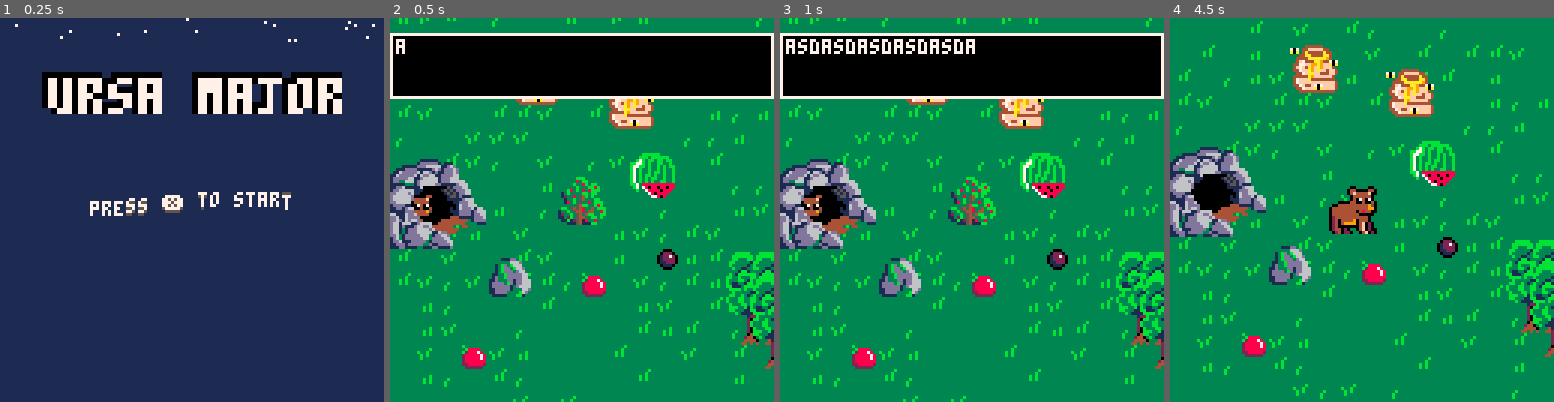
Above: before the commit, frames 1-4 (left to right).
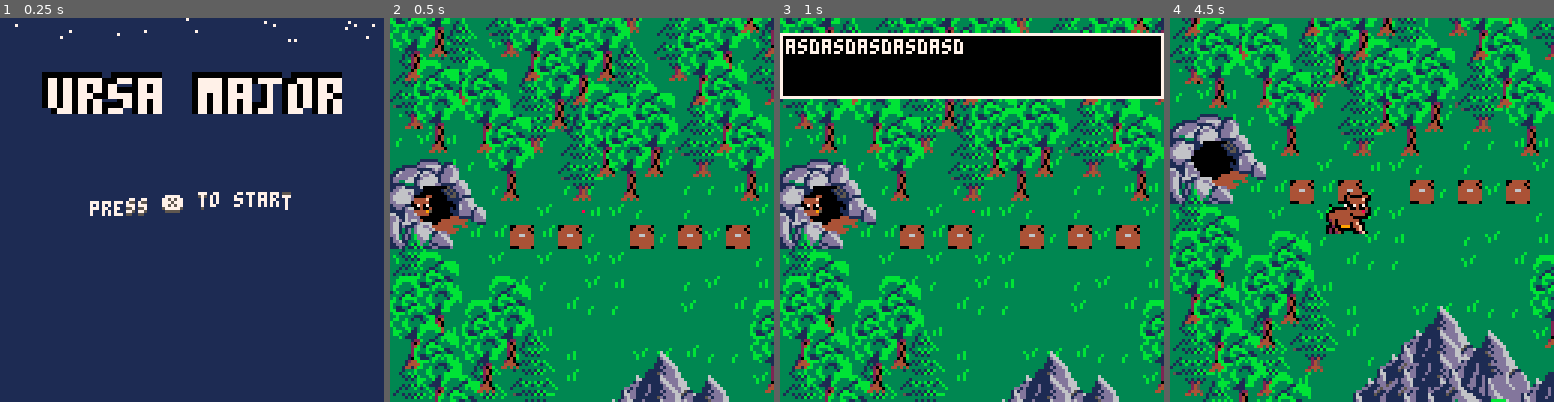
Above: after the commit, the same moments.

Repository: ekaktusz/harvest
Game: PICO-8 cartridge harvest.p8
Two runs of this game, one before a commit and one after it. Both use one fixed random seed, a clock stepped at 60 frames per second and the inputs below.
Inputs:
- Up to frame 1 (0.25 s): no input
- Up to frame 2 (0.5 s): tap X (X key) at 0.33 s
- Up to frame 3 (1 s): tap O (Z key) at 0.7 s
- Up to frame 4 (4.5 s): tap X (X key) at 1.07, 1.85, 2.97, 4.08 s; hold Right 1.6-2.1 s; tap O (Z key) every 0.4 s from 1.7 to 4.1 s; hold Up 2.15-2.42 s; hold Right 2.47-3.03 s; hold Left 3.08-3.58 s; hold Down 3.63-3.97 s; hold Right from 4.02 s (still down)

Frame 1 is identical in both runs. In frame 2, 45% of the frame differs, in the area x 0-100%, y 0-100%; in frame 3, 28%; in frame 4, 44%.

Commit message:
update map

Diff:
--- a/harvest.p8
+++ b/harvest.p8
@@ -156,35 +156,35 @@
 0000000000000000000000000000000000000000000000000000000000000000000000000000000000000000000000000000000000000000000000000000000000000000000000000000000000000000000000000000000000000000000000000000000000000000000000000000000000000000000000000000000000000000
 0000000000000000000000000000000000000000000000000000000000000000010101010101010101010000000000000101010101010101010100000000000000000000000000000000000000000000000000000000000000000000000000000000000000000000000000000000000000000000000000000000000000000000
 __map__
-0e0e0e0e0e0e0e0e0e0e0e0e0e0e0e0e0e0e0e0e0e0e0e0e0e0e0e0e0e0e0e0e0e0e0e0e0e0e0e0e0e0e0e0e0e0e0e0e0e0e0e0e0e0e0e0e0e0e0e0e0e0e0e0e0e0e0e0e0e0000000000000000000000000000000000000000000000000000000000000000000000000000000000000000000000000000000000000000000000
-0e0e0e0e0e0e0e0e0e0e0e0e0e0e0e0e0e0e0e0e0e0e0ec80e0e0e0e0e0e0e0e0e0e0e0e0e0e0e0e0e0e0e0e0e0e0e0e0e0e0e0e0e0e0e0e0e0e0e0e0e0e0e0e0e0e0e0e0e0000000000000000000000000000000000000000000000000000000000000000000000000000000000000000000000000000000000000000000000
-0e0e0e0e0e040e0e0e0e0e0e0e0e0e0e0e0e0e0e0e0e0e0e0e0e0e0e0e0e0e0e0e0e0e0e0e0e0e0e0e0e0e0e0e0e0e0e0e0e0e0e0e0e0e0e0e0e0e0e0e0e0e0e0e0e0e0e0e0000000000000000000000000000000000000000000000000000000000000000000000000000000000000000000000000000000000000000000000
-0e0e0e0e0e0e0e0e0e040e0e0e0e0e0e0e0e0e0e0e0e848484840e0e0e0e0e0e0e0e0e0e0e0e0e0e0e0e0e0e0e0e0e0e0e0e0e0e0e0e0e0e0e0e0e0e0e0e0e0e0e0e0e0e0e0000000000000000000000000000000000000000000000000000000000000000000000000000000000000000000000000000000000000000000000
-0e0e0e0e0e0e0e0e0e0e0e0e0e0e0e0e0e0e0e0e0e0e0e840e0e0e0e0e0e0e0e0e0e0e0e0e0e0e0e0e0e0e0e0e0e0e0e0e0e0e0e0e0e0e0e0e0e0e0e0e0e0e0e0e0e0e0e0e0000000000000000000000000000000000000000000000000000000000000000000000000000000000000000000000000000000000000000000000
-0e0e0e0e0e0e0e0e0e0e0e0e0e0e0e0e0e0e0e0e0e0e0e0e0e0e0e0e0e0e0e0e0e0e2a0e0e0e0e0e0e0e0e0e0e0e0e0e0e0e0e0e0e0e0e0e0e0e0e0e0e0e0e0e0e0e0e0e0e0000000000000000000000000000000000000000000000000000000000000000000000000000000000000000000000000000000000000000000000
-c00e0e0e0e0e0e0e0e0e280e0e0e0e0e0e0e0e0e0e0e0e0e0e0e0e0e0e0e0e0e0e0e0e0e0e0e0e0e0e0e0e0e0e0e0e0e0e0e0e0e0e0e0e0e0e0e0e0e0e0e0e0e0e0e0e0e0e0000000000000000000000000000000000000000000000000000000000000000000000000000000000000000000000000000000000000000000000
-0e0e0e0e0e0e0e240e0e0e0e0e0e0e0e3a0e0e0e0e0e0e0e0e0e0e0e0e0e0e0e0e0e0e0e0e0e0e0e0e0e0e0e0e0e0e0e0e0e0e0e0e0e0e0e0e0e0e0e0e0e0e0e0e0e0e0e0e0000000000000000000000000000000000000000000000000000000000000000000000000000000000000000000000000000000000000000000000
-0e0e0e0e0e0e0e0e0e0e0e0e0e0e0e0e0e0e0e0e0e3b0e0e0e0e0e0e0e0e0e0e0e0e0e0e0e0e0e0e0e0e0e0e0e0e0e0e0e0e0e0e0e0e0e0e0e0e0e0e0e0e0e0e0e0e0e0e0e0000000000000000000000000000000000000000000000000000000000000000000000000000000000000000000000000000000000000000000000
-0e0e0e0e0e0e0e0e0e0e0e0e0e0e0e0e0e0e0e0e0e0e0e0e0e0e0e0e0e0e0e0e0e0e0e0e0e0e0e0e0e0e0e0e0e0e0e0e0e0e0e0e0e0e0e0e0e0e0e0e0e0e0e0e0e0e0e0e0e0000000000000000000000000000000000000000000000000000000000000000000000000000000000000000000000000000000000000000000000
-0e0e0e0e2c0e0e0e0e0e0e2b0e0e84840e0e0e0e0e0e0e0e0e0e860e0e0e0e0e0e0e0e2a0e0e0e0e0e0e0e0e0e0e0e0e0e0e0e0e0e0e0e0e0e0e0e0e0e0e0e0e0e0e0e0e0e0000000000000000000000000000000000000000000000000000000000000000000000000000000000000000000000000000000000000000000000
-0e0e0e0e0e0e0e0e2a0e0e0e0e0e0e840e0e0e0e0e0e0e0e0e0e0e0e0e0e0e0e0e0e0e0e0e0e0e0e0e0e0e0e0e0e0e0e0e0e0e0e0e0e0e0e0e0e0e0e0e0e0e0e0e0e0e0e0e0000000000000000000000000000000000000000000000000000000000000000000000000000000000000000000000000000000000000000000000
-0e0e0e0e0e0e0e0e0e0e0e0e0e0e0e0e0e0e0e0e0e0e0e0e0e0e0e0e0e0e0e0e0e0e0e0e0e0e0e0e0e0e0e0e0e0e0e0e0e0e0e0e0e0e0e0e0e0e0e0e0e0e0e0e0e0e0e0e0e0000000000000000000000000000000000000000000000000000000000000000000000000000000000000000000000000000000000000000000000
-0e0e0e0e0e0e0e0e0e0e0e0e0e0e0e0e0e0e0e0e0e0e0e0e0e0e0e0e0e0e0e0e0e0e0e0e0e0e0e0e0e0e0e0e0e0e0e0e0e0e0e0e0e0e0e0e0e0e0e0e0e0e0e0e0e0e0e0e0e0000000000000000000000000000000000000000000000000000000000000000000000000000000000000000000000000000000000000000000000
-0e0e0e2a0e0e0e0e0e0e0e0e0e0e0e0e0e0e0e2a0e0e0e0e0e0e0e0e0e0e0e0e0e0e0e0e0e0e0e0e0e0e0e0e0e0e0e0e0e0e0e0e0e0e0e0e0e0e0e0e0e0e0e0e0e0e0e0e0e0000000000000000000000000000000000000000000000000000000000000000000000000000000000000000000000000000000000000000000000
-0e0e0e0e0e0e0e0e0e0e0e0e0e0e0e0e0e0e0e0e0e0e0e0e0e0e0e0e0e0e0e0e0e0e0e0e0e0e0e0e0e0e0e0e0e0e0e0e0e0e0e0e0e0e0e0e0e0e0e0e0e0e0e0e0e0e0e0e0e0000000000000000000000000000000000000000000000000000000000000000000000000000000000000000000000000000000000000000000000
-0e0e0e0e0e0e0e0e0e0e0e0e0e0e0e0e0e0e0e0e0e0e0e0e2a0e0e0e0e0e0e0e0e0e0e0e0e0e0e0e0e0e0e0e0e0e0e0e0e0e0e0e0e0e0e0e0e0e0e0e0e0e0e0e0e0e0e0e0e0000000000000000000000000000000000000000000000000000000000000000000000000000000000000000000000000000000000000000000000
-0e0e0e0e0e2a0e0e0e0e0e0e0e2a2a0e0e0e0e0e0e0e0e0e0e0e0e0e0e0e0e0e0e0e0e0e0e0e0e0e0e0e0e0e0e0e0e0e0e0e0e0e0e0e0e0e0e0e0e0e0e0e0e0e0e0e0e0e0e0000000000000000000000000000000000000000000000000000000000000000000000000000000000000000000000000000000000000000000000
-0e0e0e0e0e0e0e0e0e0e0e0e0e0e0e0e0e0e0e0e0e0e0e0e0e0e0e0e0e0e0e0e0e0e0e0e0e0e0e0e0e0e0e0e0e0e0e0e0e0e0e0e0e0e0e0e0e0e0e0e0e0e0e0e0e0e0e0e0e0000000000000000000000000000000000000000000000000000000000000000000000000000000000000000000000000000000000000000000000
-0e0e0e0e0e0e0e0e0e0e0e0e0e0e0e0e0e0e0e0e0e0e0e0e0e0e0e0e0e0e0e0e0e0e0e0e0e0e0e0e0e0e0e0e0e0e0e0e0e0e0e0e0e0e0e0e0e0e0e0e0e0e0e0e0e0e0e0e0e0000000000000000000000000000000000000000000000000000000000000000000000000000000000000000000000000000000000000000000000
-0e0e0e0e0e0e0e0e0e0e0e0e0e0e0e0e0e0e0e0e0e0e0e2a0e0e0e0e0e0e0e0e0e0e0e0e0e0e0e0e0e0e0e0e0e0e0e0e0e0e0e0e0e0e0e0e0e0e0e0e0e0e0e0e0e0e0e0e0e0000000000000000000000000000000000000000000000000000000000000000000000000000000000000000000000000000000000000000000000
-0e0e0e0e0e0e0e0e0e0e0e2a0e0e0e0e0e0e0e0e0e0e0e0e0e0e0e0e0e0e0e0e0e0e0e0e0e0e0e0e0e0e0e0e0e0e0e0e0e0e0e0e0e0e0e0e0e0e0e0e0e0e0e0e0e0e0e0e0e0000000000000000000000000000000000000000000000000000000000000000000000000000000000000000000000000000000000000000000000
-0e0e0e0e0e0e0e0e0e0e0e0e0e0e0e0e0e0e0e0e0e0e0e0e0e0e0e0e0e0e0e0e0e0e0e0e0e0e0e0e0e0e0e0e0e0e0e0e0e0e0e0e0e0e0e0e0e0e0e0e0e0e0e0e0e0e0e0e0e0000000000000000000000000000000000000000000000000000000000000000000000000000000000000000000000000000000000000000000000
-0e0e0e0e0e0e0e0e0e0e0e0e0e0e0e0e0e0e0e0e0e0e0e0e0e0e0e0e0e0e0e0e0e0e0e0e0e0e0e0e0e0e0e0e0e0e0e0e0e0e0e0e0e0e0e0e0e0e0e0e0e0e0e0e0e0e0e0e0e0000000000000000000000000000000000000000000000000000000000000000000000000000000000000000000000000000000000000000000000
-0e0e0e0e0e0e0e0e0e0e0e0e0e0e0e0e0e0e0e0e0e0e0e0e0e0e0e0e0e0e0e0e0e0e0e0e0e0e0e0e0e0e0e0e0e0e0e0e0e0e0e0e0e0e0e0e0e0e0e0e0e0e0e0e0e0e0e0e0e0000000000000000000000000000000000000000000000000000000000000000000000000000000000000000000000000000000000000000000000
-0e0e0e0e0e0e0e0e0e0e0e0e0e0e0e0e0e0e0e0e0e0e0e0e0e0e0e0e0e0e0e0e0e0e0e0e0e0e0e0e0e0e0e0e0e0e0e0e0e0e0e0e0e0e0e0e0e0e0e0e0e0e0e0e0e0e0e0e0e0000000000000000000000000000000000000000000000000000000000000000000000000000000000000000000000000000000000000000000000
-0e0e0e0e0e0e0e0e0e0e0e0e0e0e0e0e0e0e0e0e0e0e0e0e0e0e0e0e0e0e0e0e0e0e0e0e0e0e0e0e0e0e0e0e0e0e0e0e0e0e0e0e0e0e0e0e0e0e0e0e0e0e0e0e0e0e0e0e0e0000000000000000000000000000000000000000000000000000000000000000000000000000000000000000000000000000000040414243000000
-0e0e0e0e0e0e0e0e0e0e0e0e0e0e0e0e0e0e0e0e0e0e0e0e0e0e0e0e0e0e0e0e0e0e0e0e0e0e0e0e0e0e0e0e0e0e0e0e0e0e0e0e0e0e0e0e0e0e0e0e0e0e0e0e0e0e0e0e0e0000000000000000000000000000000000000000000000000000000000000000000000000000000000000000000000000000000050515253000000
-0e0e0e0e0e0e0e0e0e0e0e0e0e0e0e0e0e0e0e0e0e0e0e0e0e0e0e0e0e0e0e0e0e0e0e0e0e0e0e0e0e0e0e0e0e0e0e0e0e0e0e0e0e0e0e0e0e0e0e0e0e0e0e0e0e0e0e0e0e0000000000000000000000000000000000000000000000000000000000000000000000000000000000000000000000000000000060616263000000
-0e0e0e0e0e0e0e0e0e0e0e0e0e0e0e0e0e0e0e0e0e0e0e0e0e0e0e0e0e0e0e0e0e0e0e0e0e0e0e0e0e000000000000000000000000000000000000000000000000000000000000000000000000000000000000000000000000000000000000000000000000000000000000000000000000000000000000000070717273000000
-0e0e0e0e0e0e0e0e0e0e0e0e0e0e0e0e0e0e0e0e0e0e0e0e0e0e0e0e0e0e0e0e0e0e0e0e0e0e0e0e0e000000000000000000000000000000000000000000000000000000000000000000000000000000000000000000000000000000000000000000000000000000000000000000000000000000000000000000000000000000
-0e0e0e0e0e0e0e0e0e0e0e0e0e0e0e0e0e0e0e0e0e0e0e0e0e0e0e0e0e0e0e0e0e0e0e0e0e0e0e0e0e000000000000000000000000000000000000000000000000000000000000000000000000000000000000000000000000000000000000000000000000000000000000000000000000000000000000000000000000000000
+eeeeeeeeeeeeeeeeeeeeeeeeeeeeeeeeeeeeeeeeeeeeeeeeeeeeeeeeeeeeeeeeeeeeeeeeeeeeeeeeeeeeeeeeeeeeeeeeeeeeeeeeeeeeeeeeeeeeeeeeeeeeeeeeeeeeeeeeeeeeeeeeeeeeeeeeeeeeeeeeeeeeeeeeeeeeeeeeeeeeeeeeeeeeeeee0000000000000000000000000000000000000000000000000000000000000000
+eeeeeeeeeeeeeeeeeeeeeeeeeeeeeeeeeeeeeeeeeeeeeeeeeeeeeeeeeeeeeeeeeeeeeeeeeeeeeeeeeeeeeeeeeeeeeeeeeeeeeeeeeeeeeeeeeeeeeeeeeeeeeeeeeeeeeeeeeeeeeeeeeeeeeeeeeeeeeeeeeeeeeeeeeeeeeeeeeeeeeeeeeeeeeeee0000000000000000000000000000000000000000000000000000000000000000
+eeeeeeeeeeeeeeeeeeeeeeeeeeeeeeeeeeeeeeeeeeeeeeeeeeeeeeeeeeeeeeeeeeeeeeeeeeeeeeeeeeeeeeeeeeeeeeeeeeeeeeeeeeeeeeeeeeeeeeeeeeeeeeeeeeeeeeeeeeeeeec8eeeeeec8eeeeeec8eeeeeeeeeeeeeeeeeeeeeeeeeeeeeeee0000000000000000000000000000000000000000000000000000000000000000
+eeeeeeeeeeeeeeeeeeeeeeeeeeeeeeeeeeeeeeeeeeeeeeeeeeeec8eeeeeeeeeeeeeeeeeeeec8eeeeeeeeeeeeeeeec8eeeeeeeeeeeeeeeeeeeeeeeeeeeeeec8eeeeeec8eeeeeec8c8eeeec8c8c8eec8c8eec8eec8eeeeeeeeeeeeeeeeeeeeeeee0000000000000000000000000000000000000000000000000000000000000000
+84eeeeeeee84eeeeeeeeeeee84eeeeeeeeeeeeeec8eeeeeec8eeeeeec8eeeeeec8eec8eec8eeeeeec8eeeeeec8eeeeeec8eec8eeeec8eeeeeec8eeeeeec8c8eeeec8c8c8eec8eec8c8c8eec8c8c8eec8c8eec8c8eeeeeeeeeeeeeeeeeeeeeeee0000000000000000000000000000000000000000000000000000000000000000
+eeee80eeeeeeee80eeee80eeeeeeeeeeeeeeeeeeeeeeeeeeeeeeeeeeeeeeeeeeeeeeeeeeeeeeeeeeeeeeeeeeeeeeeeeeeeeeeeeec8c8eeeec8c8c8eec8eec8c8c8eec8c8c8eeeec8c8eeeec8c8eeeec8eec8eec8c8eeeeeeeeeeeeeeeeeeeeee0000000000000000000000000000000000000000000000000000000000000000
+eeeeeeeeeeeeeeeeee80eeeeeeee84eeeeeeee2ceeeeeeeeeeeeeeeeeeeeeeeeeeeeeeeeeeeeeeeeeeeeeeeeeeeeeeeeeeeeeeeeeec8c8eeeec8c8c8eeeeeec8eeeeeec8eeeeeeeec8eeeeeec8eeeeeec8eeeeeeeeeec8eeeeeeeeeeeeeeeeee0000000000000000000000000000000000000000000000000000000000000000
+0e840e0e800e840e0e0e0e0e0e0e0e840e0e0e0e0e800e0e0e0e0e880e0e0e0e0e0e0e0e0e0e0e0e0e0e0e840e0e0e0e0e0e0eee84eeeeeeeeeeeeeeeeee80eeeeeeeeeeeeeeeeeeeeeeeeeeeeeeeeeeeeeeeeeec8c8eeeec8eeeeeeeeeeeeee0000000000000000000000000000000000000000000000000000000000000000
+840e0e0e0e840e0e840e0e800e840e0ecc80cc0ecc0ecc0ecc0ecc0ecc0ecc0ecc0ecc0ecc84cc0ecc0ecc0ecc80cc0ecc0ecc0e0e0e0e0e840e0e0e800e0e840e0e2c0e0e800e0e2c840e840e0e800ec80e0ec8c80e0ec8c80e0e0e0e0e0e840000000000000000000000000000000000000000000000000000000000000000
+0e0e800e0e0e0e840e0e0e0e840e0e800e0e0e0e0e0e0e0e0e0e0e0e0e0e0e0e0e800e840e0e0e840e800e0e800e0e0e0e840e800e0e800e0e0e0e880e0e0e0e0e800e840e0e0e840e0e0e0e2c0e0ec8c80ec80ec80ec80ec8c80e0e0e0e0e0e0000000000000000000000000000000000000000000000000000000000000000
+800e0e0e0e0e840e0e800e0e0e0e0e0e0e0e0e0e800e0e0e2a0e3b0e0e3a0e0e840e0e0e0e0e0e0e0e0e0e0e0e0e0e800e0e0e0e0e0e0e840e0e0e0e0e0e0e0e2c0e0e0e0e0e2c0e0e0e2c0e0e0e2c84c80e0e0ec8c80e0ec80e0e0e840e840e0000000000000000000000000000000000000000000000000000000000000000
+0e840e840e800e800e0e0e0e0e840e0e840e0e0e0e0e840e0e3a0e2a0e0e0e0e0e0e0e0e0e0e0e0e0e0e0e0e0e0e0e0e0e0e840e0e800e0e0e0e0e0e0e240e0e0e0e800e0e0e0e0e0e0e0e0e0e800e0ec80e0ec8c8c80e0e0e0e0e0e0e0e0e0e0000000000000000000000000000000000000000000000000000000000000000
+0e0e0e0e0e0e0e0e840e840e800e0e0e0e0e0e800e0e0e0e0e0e0eaa0e3b0e0e0e0e0e0e0e0e0e0e0e0e0e0e0e0e0e0e0e0e0e0e0e0e0e0e0e0e0e0e0e0e0e240e0e0e0e0eaa0eaa0eaaaa0e0e0e0e0e0e0ec8c80e0e0e0e0e0e0e0e0e840e0e0000000000000000000000000000000000000000000000000000000000000000
+0e260e0e840e0e800e840e0e0e0e840e0e0e0e0e0e0e0e840e0e0e0eaa0e0e0e0e0eaa0e0eaa0eaa0eaa0e0e0e0e0e0e0e0e0e0e0e0e0e0e0e0e0e0e0e0e0e0e0e0e0e0e0e0e0e0e840e0eaa0e0e0e800ec80ec8c80e0e0e840e840e0e0e0e840000000000000000000000000000000000000000000000000000000000000000
+0e0e0e0e0e0e0e0e0e0e0e260e0e0e0e0e0e0e0e0e0e0e0e0e0e0e0e0e0eaa0eaa0e0e0e0e0e0e0e0e0e840eaa0e0eaa0e0eaa0e0e0e0e0e0e0e0e0e0e0e0e2b0e0e0e0eaa0e840e0e0e800eaa0e0e0e0e0e0ec80e0e0e800e0e0e0e840e0e0e0000000000000000000000000000000000000000000000000000000000000000
+c00e0e0e0e0e0e0e0e0e0e0e0e0e0e0e0e0e0e0e0e0e0e0e0e0e0e0e0e0e0eaa0e0e0e840ec80e0e0e0e0e800e0e840e0eaa0e0e0e0e0eaa0eaa0eaa0eaa0eaa0e0eaaaa0e0e0e0e0e0e0e0e0e0e800e0e0e0e0e0e0e840e2c0e800e0e0e800e0000000000000000000000000000000000000000000000000000000000000000
+0e0e0e0e0e0e0e0e0e0e0e0e0e0e0e0e0e0e0e0e0e0e0e0e0e0e0e0e0e0eaa0e0e0e0e0e0ec8c80e0e0e0e0e0e840e0e800e840eaac80e0e0e0e0e0e0e800e0eaa0e0e0e800e0e0e0e0e0e0eaa0e0e0e2c0e840e0e840e0e0e0e0e0e0e0e0e0e0000000000000000000000000000000000000000000000000000000000000000
+0e0e0e0e0e0e0e0e0e0e0e0e0e0e0e0e0e0e0e0e0e0e0e0e0e0e0e0e0eaa0e0e0e0e0e0e840e0e0e84800e0e0e0e0e0e0e840e0ec8c80e0e0e840e0e0e0e0e0e0eaa0e0e0e0e0e800e0e0e0e0e0e0e0e0e0e0e0e0e0e0e800e0e0e0e0e0e0e0e0000000000000000000000000000000000000000000000000000000000000000
+800e0e0e0eaa0eaa0e0eaa0eaa0eaa0e0eaa0eaa0eaa0eaa0eaa0eaa0e0e0e840e0e0e0e0e0e800e0e0e0e0e0e0e840e0e0e0e0e0e0e840e0e0e0e800e0e0e0e0e0eaa0e0e0e0e0e0e840e0eaa0e0e0e0e0e0e2c0e0e0e0e0e840e800e840e0e0000000000000000000000000000000000000000000000000000000000000000
+0e840e0e0e0e0e0e0e0e0e0e0e0e0e0e0e0e840e0e0e0e0e0e0e0e0e800e840e0e800e840e0e0e0e0e0e840e0e800e0e0e800e0e0e0e0e840e840e0e800e840e0e800e0e0e0e0e0e0e0e0e0e0e0e0e0e0e880e0e0e0e0e0e0e0e0e0e0e0e0e0e0000000000000000000000000000000000000000000000000000000000000000
+840e0e0e840e0e0e0e0e0e0e0e0e0e0e0e0e0e800e840e0eaa0e0e0e0e0e0e0e0e0e840e0e0e0e800e0e0e0e0e0e0e840e0e840e840e0e0e0e0e0e0e0e840e0e0e0e0eaa0e0e0e0e840e0e0eaa0e0e0e0e0e0e0e0e840e0e0e840e0e0e800e0e0000000000000000000000000000000000000000000000000000000000000000
+0e0e0e840e0e0e0e0e0e0e0e0e0e0e840e0e800e840e0e0e0e0e0e0e0e0e0e840e0e0e0e800e0e0e0e840e0e0e0e800e0e0e0e0e0e840e0e0e0e0e0e0e0e0e0e0e0e0e0e0e0e840e0e0e0e0e0e0e0e040e0e0e0e0e0e0e0e0e0e0e800e0e840e0000000000000000000000000000000000000000000000000000000000000000
+0e840e0e0e800e0e0e0e0e0e0e0e0e0e0e0e0e0e0e0e800e0eaa0e0e0e0e0e0e0e0e800e0e0e0e0e840e0e0e800e0e0e0e0e840e0e0e0e800e0e800e0e0e0e0e0e0e0e0e0e0e0e0e0e840e0e0e0e0e0e0e0e0e0e0e0e800e800e0e0e840e0e0e0000000000000000000000000000000000000000000000000000000000000000
+800e0e800e0e0e0e0ec80e0e0e0e0e0e0e0e0e0e800e0e0e0e0e0eaa0e0e0e0e0e0e0e840e840e0e0e0e0e0e0e840e840e800e0e0e800e0e0e0e0e0e0e0e0e0e0e0e0eaa0e0e0e0e0e0e0e800e0e0e0e0e0e0e0e0e0e0e0e0e0e0e0e0e0e800e0000000000000000000000000000000000000000000000000000000000000000
+0e0e840e0e0e0e0ec8c80ec80e0e0e0e0e0e0e0e0e840e840e0e0e0eaa0e0e0e0e0e0e0e0e0e0e0e0e0e0e0e0e0e0e0e0e0e0e840e0e0e0e0e0e0e0e0e0e0e0e0e0eaa0e0e0e0e800e0e0e0e0e800e0e0e0e0e0e0e0e0e0e0e0e0e0e0e0e0e0e0000000000000000000000000000000000000000000000000000000000000000
+0e0e0e0e0e0e0ec80ec8c80e0e0ec80e0e0e0e0e0e0e0e0e0e0e0e0e0e0e0eaa0e0e0e0e0e0e0e0e0e0e0e0e0e0e0e0e0e0e0e0e0e0e0e0e0e0e0e0e0e0e0eaa0e0e0e0e0e0e0e0e0e0e0e0e0e0e0e0e0e0e0e0e0e0e0e0e0e0e0ec80e0e0e840000000000000000000000000000000000000000000000000000000000000000
+0e800e0e840ec80e0ec8c80e0ec8c80e0e0e0e0e0e0e0e0e0e0e0e0e0e0e0e0e0e0eaa0eaa0eaa0eaa0e0e0e0e0e0e0e0e0e0e0e0e0e0e0e0e0e0e0e0eaa0e0e0e0e0e0e0e0e0e0e0e0e0e0e0e0e840e0e0e0e0ec80e0ec80e0ec8c80e0e0e0e0000000000000000000000000000000000000000000000000040414243000000
+0e0e0e0e0e0e0e0e0e0ec880c884c8c80ec80e0e0ec80e0e0e0e0e0e0e0e0e0e0e0e0e0e0e0e0e0e0e0e0eaa0e0e0e0e0e0e0e0e0e0eaa0eaa0e0eaa0e0e0e0e0e0e0e0e0e0e0e0e0e0e0e0e0e0e0e0ec80ec80ec80ec8c80ec8c8c8c80e0e0e0000000000000000000000000000000000000000000000000050515253000000
+0e0e0e0e0e840e0e0e84800e840e800e0e0ec80e0e0e0e0e0e0e0e0e0e0e0e0e0c0e0e0e0e0e0e0e0e0e0e0e0e0eaa0eaa0e0eaa0e0e0e0e0e0e0e0e0e0e0e0e0e0e0e0e0a0e0e0e0c0e0e0e0e0e0e0ec80ec80e0e0ec8c80ec80ec8c80e0e0e0000000000000000000000000000000000000000000000000060616263000000
+840e2c0e0e0e0e800e0e0e0e0e0e0ec80e0e0e0e0e0e0e0e840e0e0e0e0e0e0e0e0e0e0e0e0e0e0e0e0e0e0e0e0e0e0e0e0e0e0e0e0e0e0e0e0e0e0e0e0e0e0e0e0e0e0e0e0e0e0e0e0e0e0e0e0e0e0e0e0e0e0e0e0e0e0e0e0e0e0e0e0e0e0e0000000000000000000000000000000000000000000000000070717273000000
+0e0e0e0e840e0e0e0e0e0e0e0e0e0e0e0e0e800e240e240ecc0ecc0ecc0ecc0eec0ecc0ecc0ecc0ecc0ecc0ecc0ecc0ecc0ecc0ecc0ecc0ecc0ecc0ecc0ecc0ecc0ecc0eec0ecc0eec0ecc0ecc0ecc2c0e0e0e840e0e0e0e800e0e0e0e800e0e0000000000000000000000000000000000000000000000000000000000000000
+0e0e0e0e0e0e0e0e800e0e0e0e0e0e0e0e0e0e0e0e0e0e0e0e0e0e0e0e0e0e0e0e0e0e0e0e0e0e0e0e0e0e0e0e0e0e0e0e0e0e0e0e0e0e0e0e0e0e0e0e0e0e0e0e0e0e0e0e0e0e0e0e0e0e0e0e0e0e0e0e0e0e0e0e0e0e0e0e0e0e800e0e0e0e0000000000000000000000000000000000000000000000000000000000000000
--- a/include/particles.lua
+++ b/include/particles.lua
@@ -50,7 +50,7 @@
 
 function update_snow_parts()
     for p in all(snow_parts) do
-        --p.dy += p.g
+        p.dy += p.g
         local ang = rnd()
         local ox = sin(ang)*0.5
         p.dx = ox
@@ -71,8 +71,8 @@
     local mage = 500
 
     if type(bear) == "table" then
-        ox = 500
-        oy = 200
+        ox = map_size_x
+        oy = map_size_y
         m = 10
     end
 
Not shown, changed: 34 lines of the sprite sheet (__gfx__) section of harvest.p8
